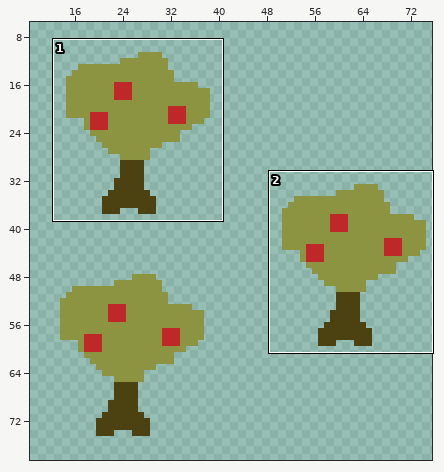
File history of a sprite sheet, src/sabkra/assets/feature/forest.png. The picture above shows the old version from afar; the outline marks the close-up.
Close-up. Before the commit:
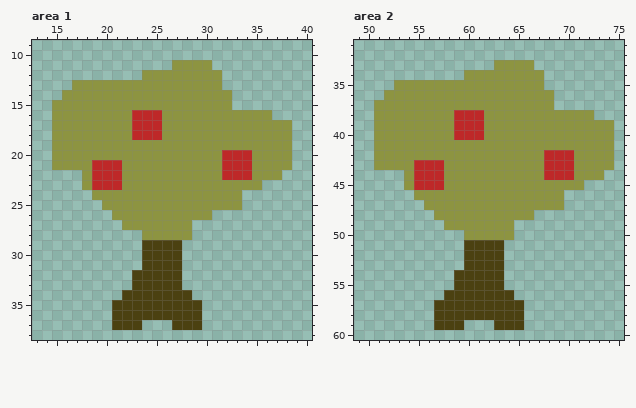
The file is 76x86 pixels. Colours within 5 levels of each other are drawn and written as one. Shown: area 1: x 13..40, y 9..38; area 2: x 49..75, y 31..60. The wide view leaves out empty margins. The commit also changed other parts of the picture, which this record leaves out.
Now the later version:
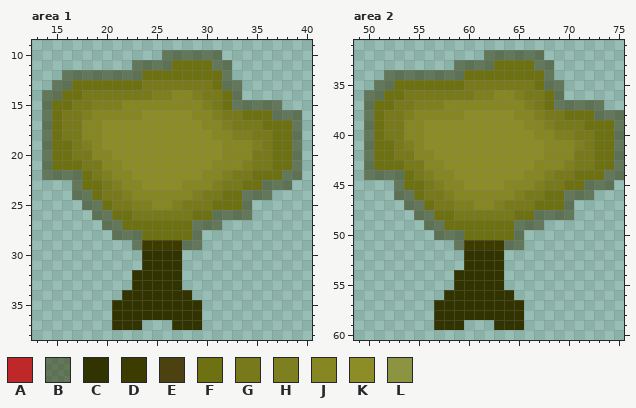
Palette (. is transparent): A #be2828  B #31330080  C #313300  D #3c3c00  E #4b4111  F #6d7112  G #77791a  H #7e7f1e  J #868723  K #8d8d28  L #8d9441
Change:
Changed rows in their new state; - is an unchanged pixel.
Area 1:
first column x 14:
10 ------------BBBBBB--------
11 ---------BBBBFFFFBB-------
12 --BBBBBBBBFFFFFFFFB-------
13 -BBFFFFFFFGGGGGGGFBB------
14 BBFFGGGGGGGHHJJHGGFB------
15 BFFGGHHHJJJJJJJJHGFBBBBB--
16 BFGGHJJJJJKKKKKJJHGGFFFBBB
17 BFGGJJKKKKKKKKKKJJHGGGFFFB
18 BFGGJJKKKKKKKKKKKJJHHGGFFB
19 BFFGHJKKKKKKKKKKKKJJJHGFFB
20 BFFGGJJKKKKKKKKKKKJJJGGFFB
21 BFFFGGJJKKKKKKKKKJJJHGGFFB
22 BBBBFGHJJKKKKKKKJJHGGFFFBB
23 ---BFFGHJJKKKKJJJHGGFFBBB-
24 ---BBFGGHJJJJJJHGGFFBBB---
25 ----BBFGGHHJJHGGGFFFB-----
26 -----BBFFGGGGGGFFBBBB-----
27 ------BBFFFFFFFBBB--------
28 -------BBBFFFFFB----------
29 ---------BDDDDBB----------
30 ----------CCCC------------
31 ----------CCCC------------
32 ---------CCCCC------------
33 ---------CCCCC------------
34 --------CCCCCCC-----------
35 -------CCCCCCCCC----------
36 -------CCCCCCCCC----------
37 -------CCC---CCC----------
Area 2:
first column x 50:
32 ------------BBBBBB--------
33 ---------BBBBFFFFBB-------
34 --BBBBBBBBFFFFFFFFB-------
35 -BBFFFFFFFGGGGGGGFBB------
36 BBFFGGGGGGGHHJJHGGFB------
37 BFFGGHHHJJJJJJJJHGFBBBBB--
38 BFGGHJJJJJKKKKKJJHGGFFFBBB
39 BFGGJJKKKKKKKKKKJJHGGGFFFB
40 BFGGJJKKKKKKKKKKKJJHHGGFFB
41 BFFGHJKKKKKKKKKKKKJJJHGFFB
42 BFFGGJJKKKKKKKKKKKJJJGGFFB
43 BFFFGGJJKKKKKKKKKJJJHGGFFB
44 BBBBFGHJJKKKKKKKJJHGGFFFBB
45 ---BFFGHJJKKKKJJJHGGFFBBB-
46 ---BBFGGHJJJJJJHGGFFBBB---
47 ----BBFGGHHJJHGGGFFFB-----
48 -----BBFFGGGGGGFFBBBB-----
49 ------BBFFFFFFFBBB--------
50 -------BBBFFFFFB----------
51 ---------BDDDDBB----------
52 ----------CCCC------------
53 ----------CCCC------------
54 ---------CCCCC------------
55 ---------CCCCC------------
56 --------CCCCCCC-----------
57 -------CCCCCCCCC----------
58 -------CCCCCCCCC----------
59 -------CCC---CCC----------
Pixel boxes of the changes (left, top, right, bottom) in both close-ups:
changed: (42, 50, 302, 330)
changed: (364, 50, 624, 330)
